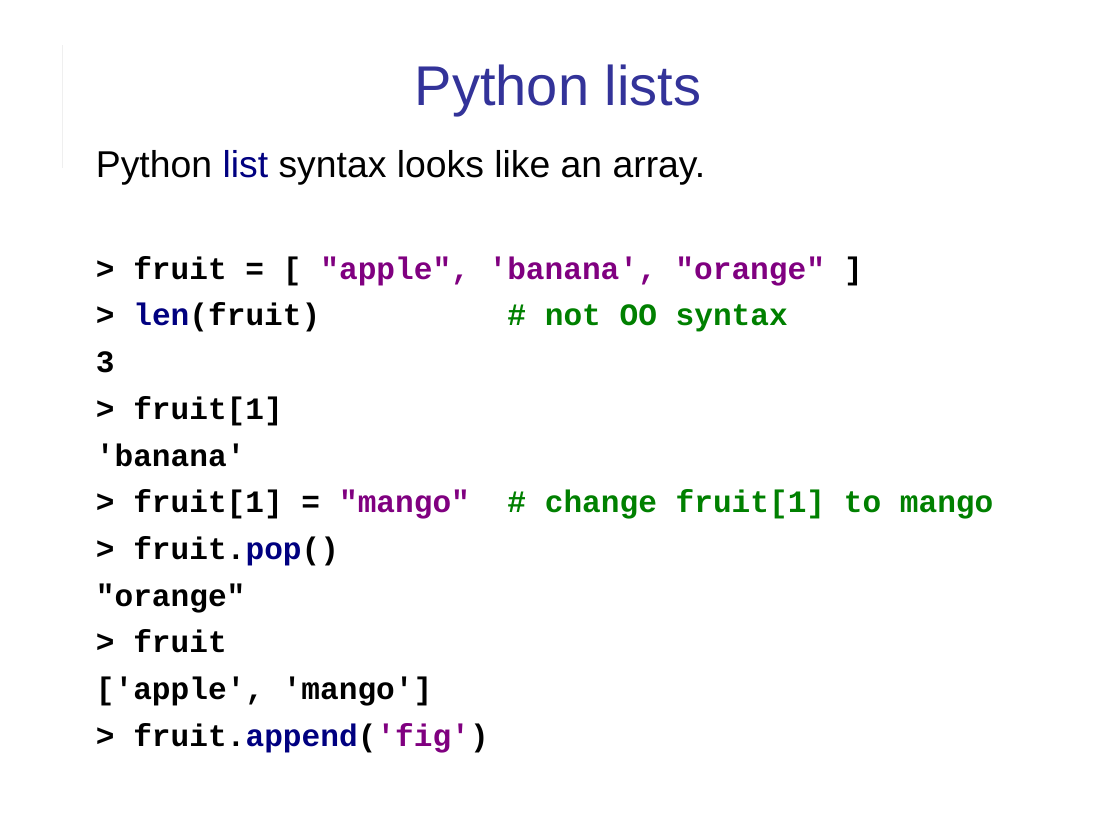
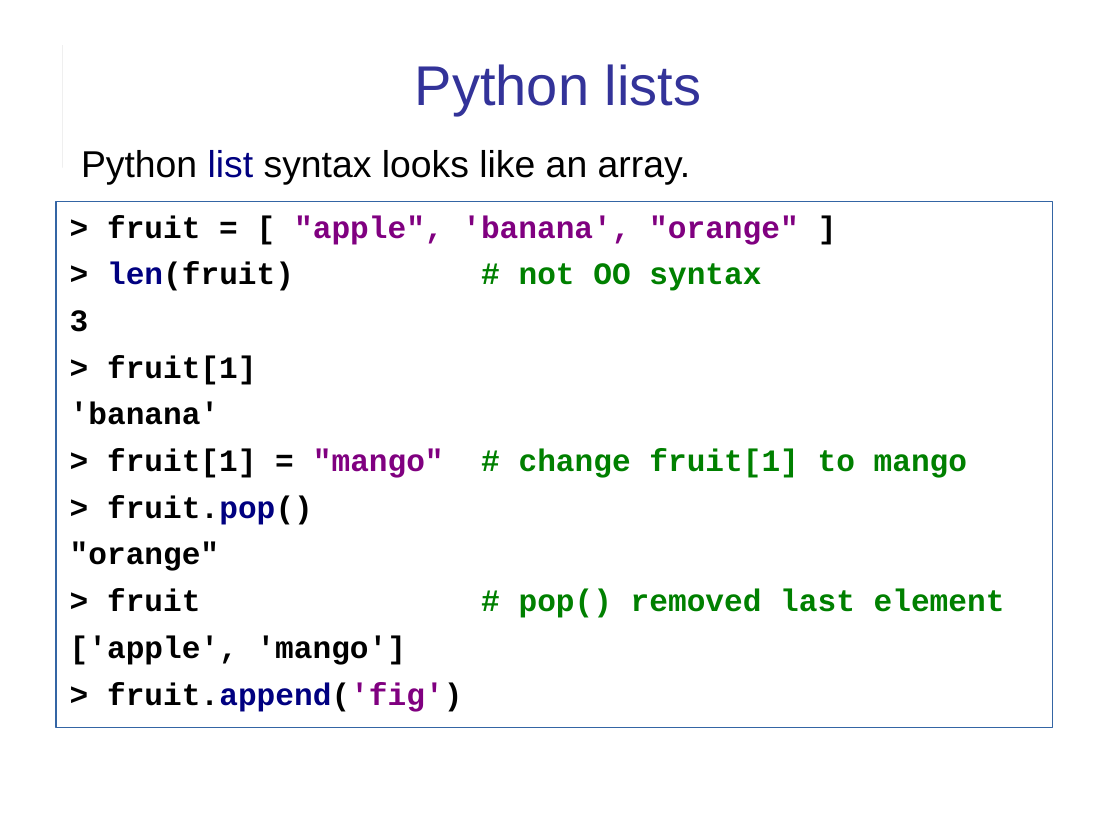
Before and after one commit to cpske/ISP, a slide deck: slide 2 of django/Django-review-1.ppt. Drawn at 1120x840 pixels with LibreOffice and Linux fonts; fonts in the diff are those of the drawing. Boxes give left, top, right and bottom in pixels: in the first picture for what was removed or moved away, otherwise in the second. Text is boxed around its words. In the diff, an @@ line names an element or a change of style, - is before the commit and + after.

```diff
--- a/django/Django-review-1.ppt
+++ b/django/Django-review-1.ppt
@@ text added at [81,150,691,184], 24 pt, text #000000 @@
+Python list syntax looks like an array.
@@ text in rectangle at [96,150,706,184]: paragraph removed @@
-Python list syntax looks like an array.
@@ rectangle "> fruit = [ "apple", ...": place and size @@
-rectangle "> fruit = [ "apple", ..." at [96,150,993,753]
+rectangle "> fruit = [ "apple", ..." at [56,202,1053,728]
@@ rectangle "> fruit = [ "apple", ..." at [56,202,1053,728]: outline none to #3465A4 0.74 pt @@
@@ text in rectangle at [107,589,1005,618]: text changed; text colour #000000 to #008000 @@
-> fruit
+> fruit # pop() removed last element
```
Also in this commit, not shown: 15 other slides changed, 1 slide added, 1 other file.
